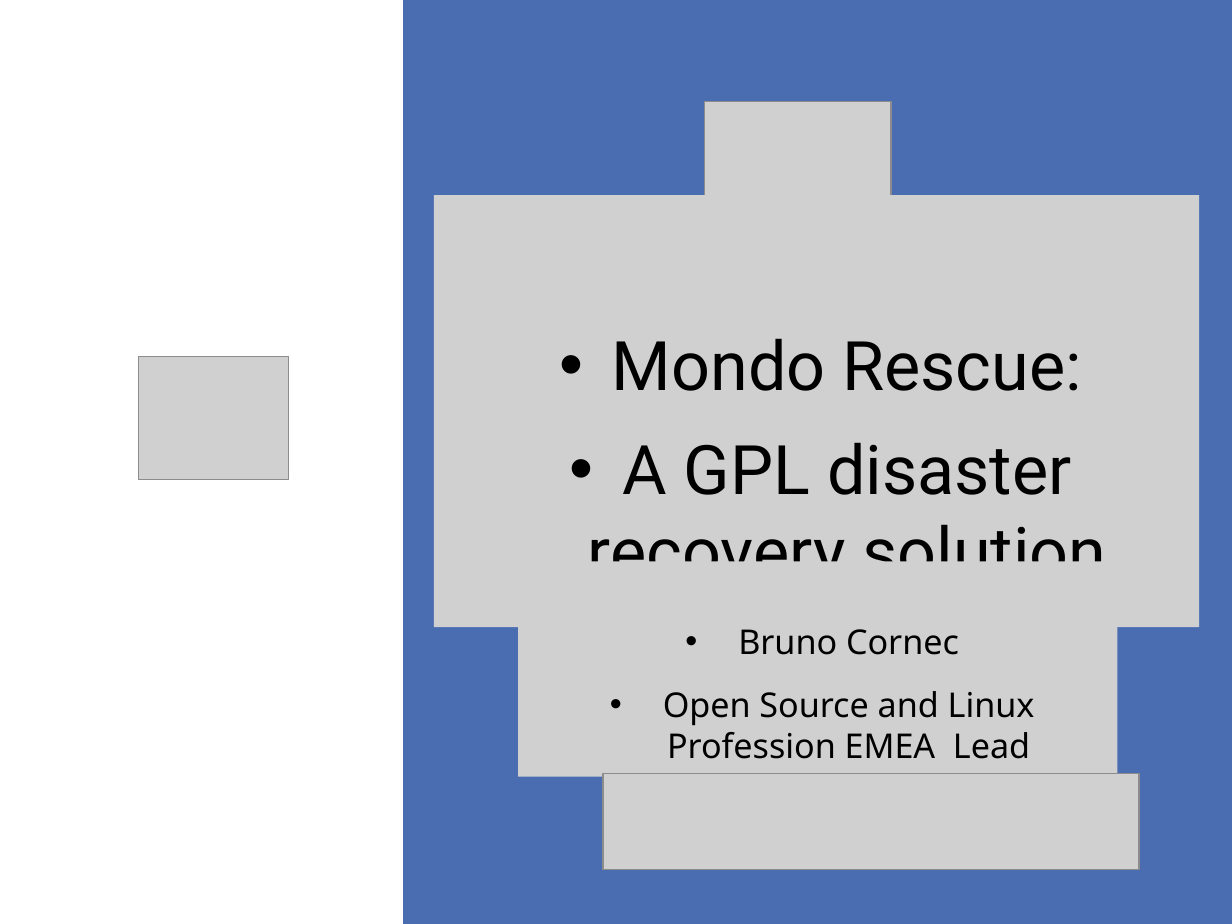
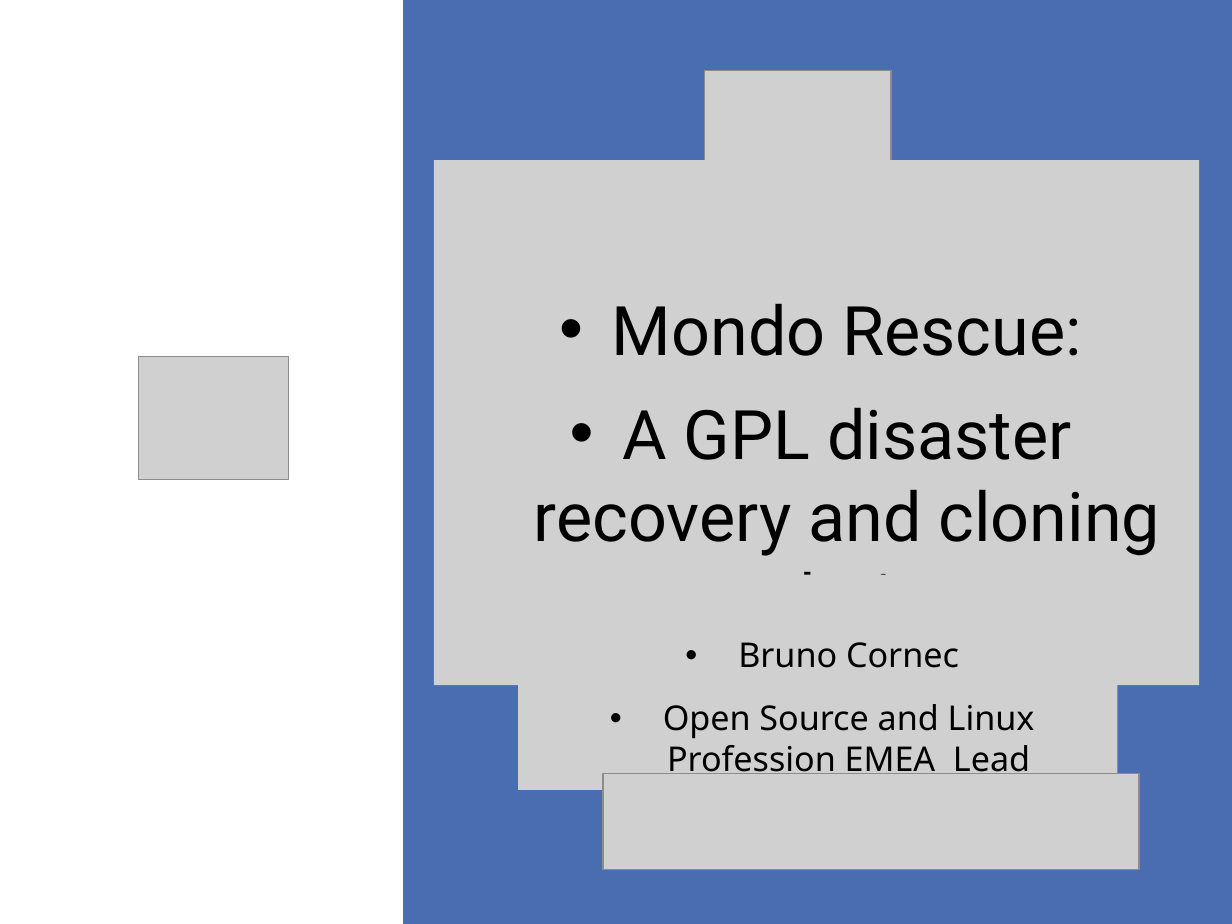
Before and after one commit to vir/mondo-rescue, a slide deck: slide 1 of mondo-doc/mondo-presentation.odp. Drawn at 1232x924 pixels with LibreOffice and Linux fonts; fonts in the diff are those of the drawing; grey boxes stand for pictures; background and template pictures are left out. Boxes give left, top, right and bottom in pixels: in the first picture for what was removed or moved away, otherwise in the second. Text is boxed around its words. In the diff, an @@ line names an element or a change of style, - is before the commit and + after.

```diff
--- a/mondo-doc/mondo-presentation.odp
+++ b/mondo-doc/mondo-presentation.odp
@@ picture: place and size @@
-picture at box(704, 102, 891, 296)
+picture at box(704, 70, 891, 265)
@@ picture "Mondo Rescue:": place and size @@
-picture "Mondo Rescue:" at box(434, 196, 1200, 638)
+picture "Mondo Rescue:" at box(434, 160, 1200, 696)
@@ text in picture at box(534, 407, 1161, 575): text changed @@
-• A GPL disaster recovery solution
+• A GPL disaster recovery and cloning solution
@@ picture "Bruno Cornec": place and size @@
-picture "Bruno Cornec" at box(519, 561, 1118, 787)
+picture "Bruno Cornec" at box(519, 575, 1118, 800)
```
Also in this commit, not shown: 23 other slides changed.
